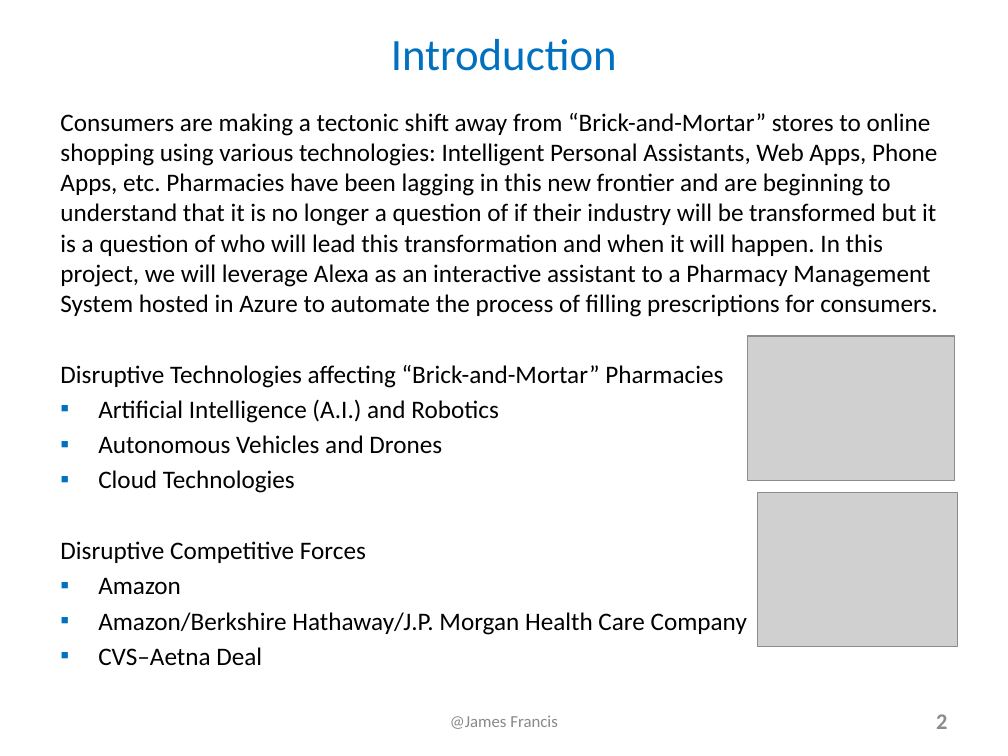
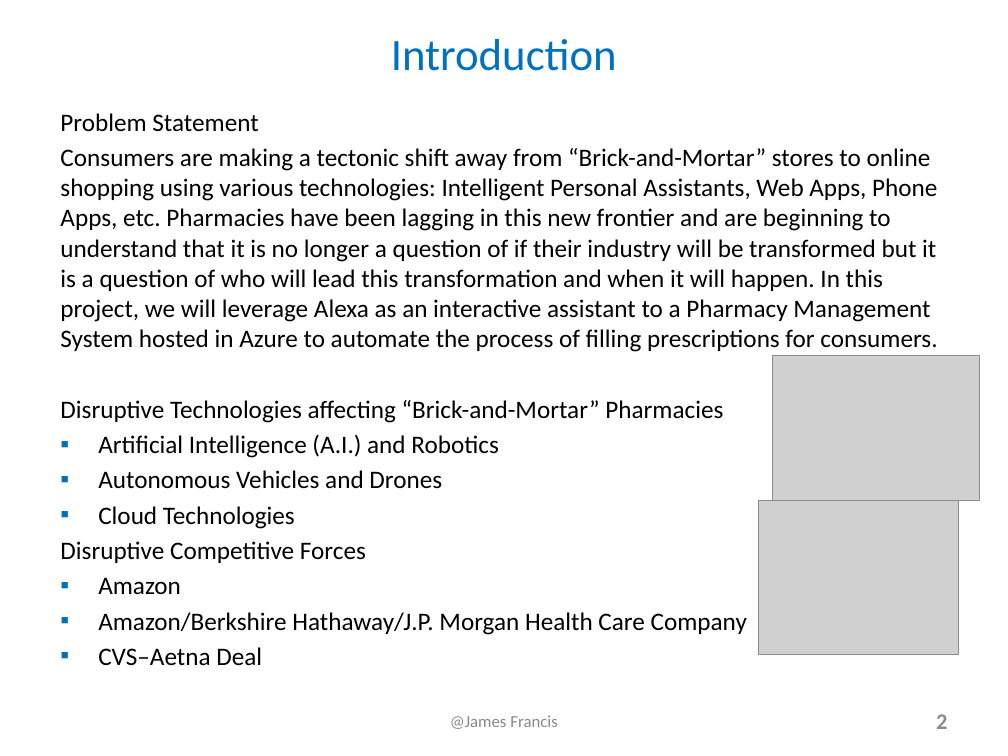
Before and after one commit to james-francis/DeepAzure-FinalProject, a slide deck: slide 2 of Alexa_JamesFrancis_Presentation.pptx. Drawn at 1008x756 pixels with LibreOffice and Linux fonts; fonts in the diff are those of the drawing; grey boxes stand for pictures. Boxes give left, top, right and bottom in pixels: in the first picture for what was removed or moved away, otherwise in the second. Text is boxed around its words. In the diff, an @@ line names an element or a change of style, - is before the commit and + after.

```diff
--- a/Alexa_JamesFrancis_Presentation.pptx
+++ b/Alexa_JamesFrancis_Presentation.pptx
@@ text at [60,113,258,132]: paragraph added @@
+Problem Statement
@@ picture: place and size @@
-picture at [748,336,956,481]
+picture at [773,356,981,501]
@@ picture: place and size @@
-picture at [757,493,958,647]
+picture at [759,501,960,655]
```
Also in this commit, not shown: 10 other slides changed.
